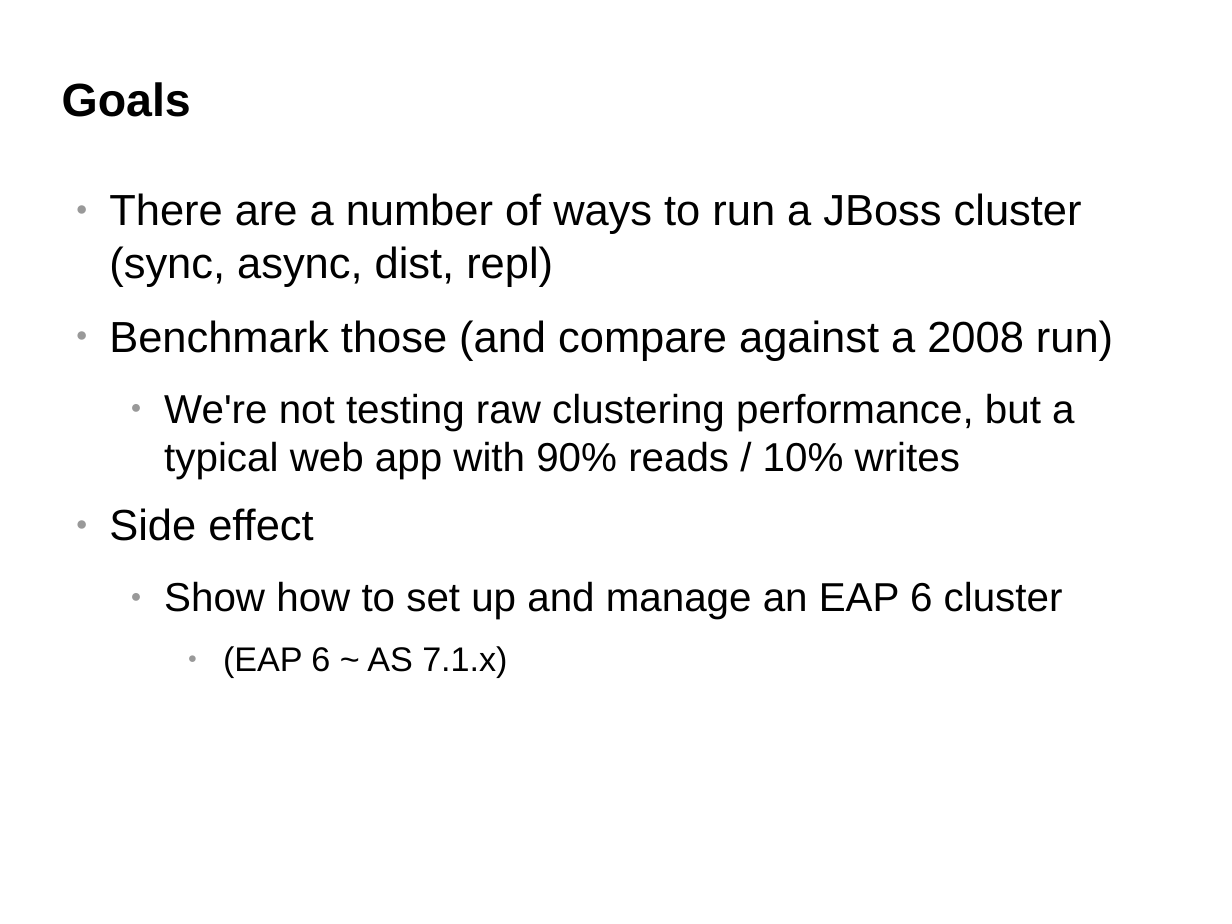
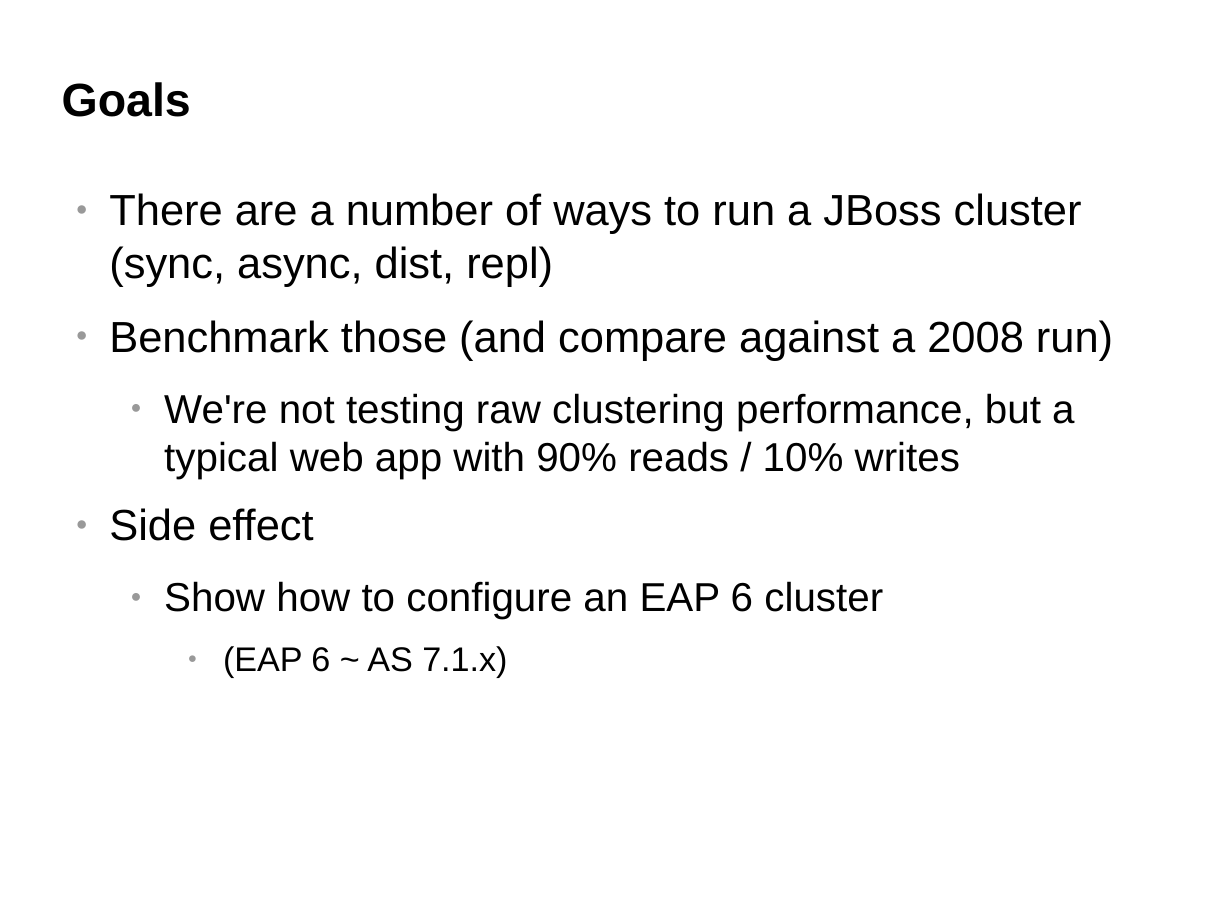
Before and after one commit to belaban/SessionPerf, a slide deck: slide 3 of docs/jbw2012.odp. Drawn at 1232x924 pixels with LibreOffice and Linux fonts; fonts in the diff are those of the drawing; background and template pictures are left out. Boxes give left, top, right and bottom in pixels: in the first picture for what was removed or moved away, otherwise in the second. Text is boxed around its words. In the diff, an @@ line names an element or a change of style, - is before the commit and + after.

```diff
--- a/docs/jbw2012.odp
+++ b/docs/jbw2012.odp
@@ text at (x1=164, y1=581, x2=883, y2=619): text changed @@
-  ● Show how to set up and manage an EAP 6 cluster
+  ● Show how to configure an EAP 6 cluster
```
Also in this commit, not shown: 5 other slides changed, 7 slides added, 1 slide removed, 1 other file.
